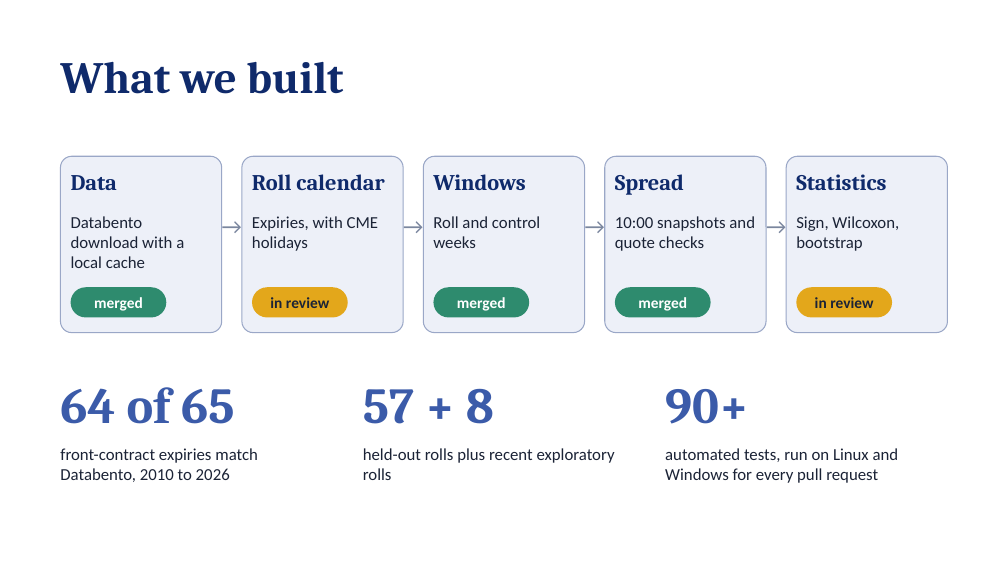
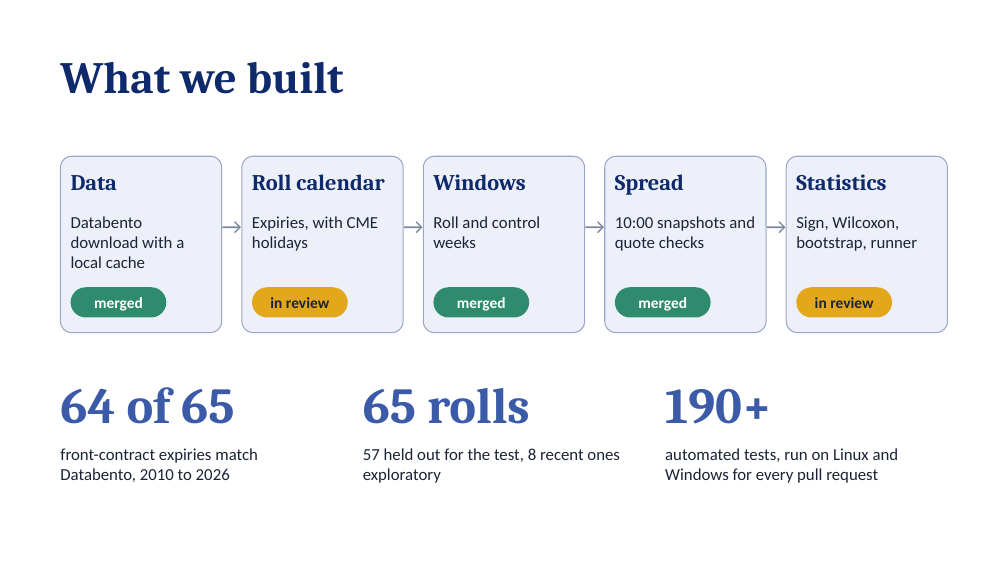
Before and after one commit to chris-mulligan-50/futures-project, a slide deck: slide 3 of docs/project_slides.pptx. Drawn at 1008x567 pixels with LibreOffice and Linux fonts; fonts in the diff are those of the drawing. Boxes give left, top, right and bottom in pixels: in the first picture for what was removed or moved away, otherwise in the second. Text is boxed around its words. In the diff, an @@ line names an element or a change of style, - is before the commit and + after.

```diff
--- a/docs/project_slides.pptx
+++ b/docs/project_slides.pptx
@@ text at (796, 216, 917, 251): text changed @@
-Sign, Wilcoxon, bootstrap
+Sign, Wilcoxon, bootstrap, runner
@@ text at (363, 388, 530, 424): text changed @@
-57 + 8
+65 rolls
@@ text at (665, 389, 772, 424): text changed @@
-90+
+190+
@@ text at (363, 448, 620, 483): text changed @@
-held-out rolls plus recent exploratory rolls
+57 held out for the test, 8 recent ones exploratory
```
Also in this commit, not shown: 2 other slides changed, 1 slide added, 1 slide removed.
